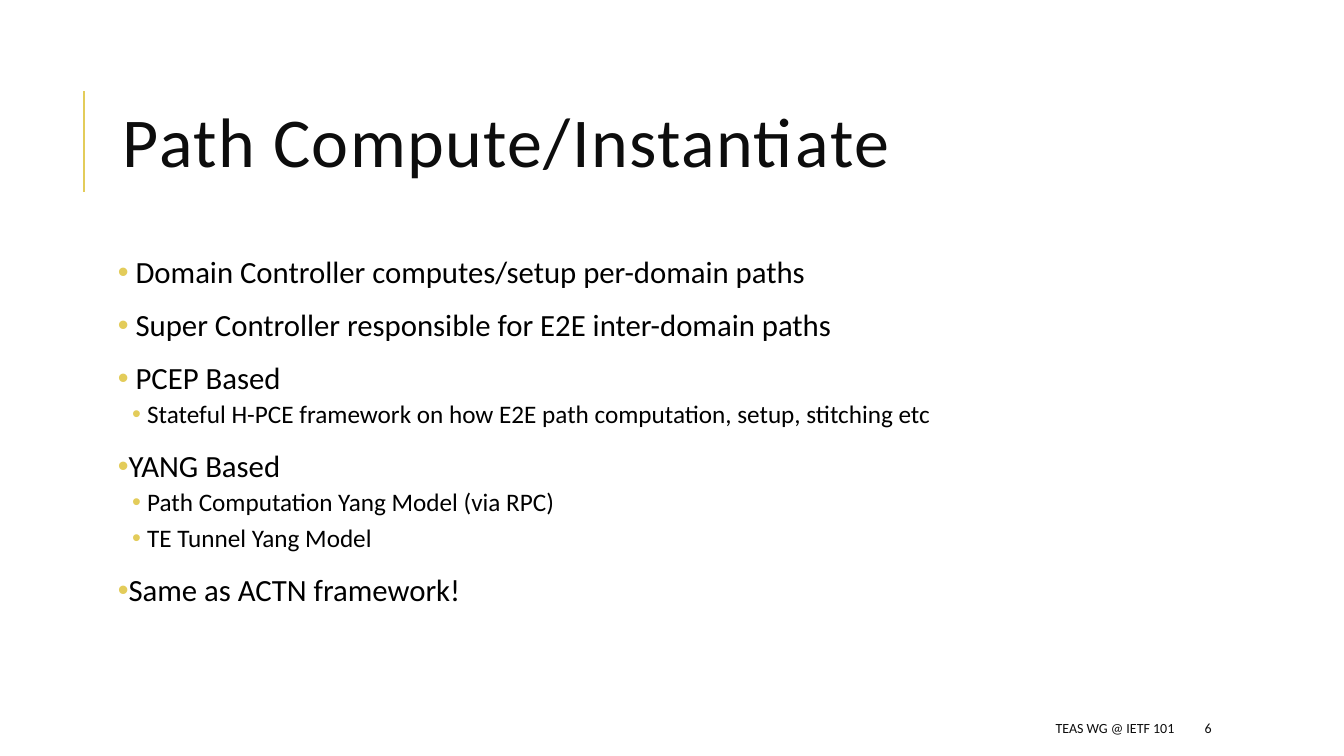
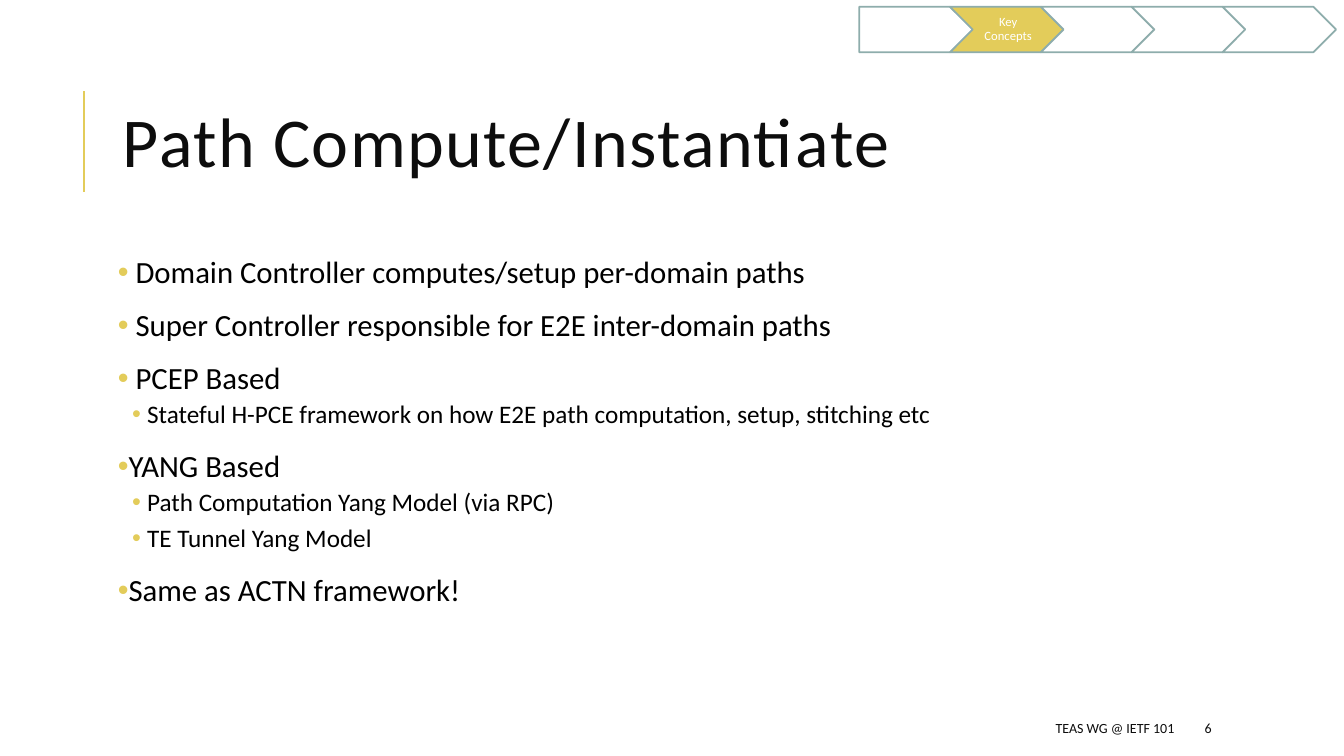
Before and after one commit to dhruvdhody-huawei/101, a slide deck: slide 6 of draft-li-teas-hierarchy-ip-controllers.pptx. Drawn at 1344x756 pixels with LibreOffice and Linux fonts; fonts in the diff are those of the drawing. Boxes give left, top, right and bottom in pixels: in the first picture for what was removed or moved away, otherwise in the second. Text is boxed around its words. In the diff, an @@ line names an element or a change of style, - is before the commit and + after.

```diff
--- a/draft-li-teas-hierarchy-ip-controllers.pptx
+++ b/draft-li-teas-hierarchy-ip-controllers.pptx
@@ group added at (x1=859, y1=7, x2=1337, y2=52): 4 chevrons, 1 pentagon arrow, 1 text @@
+Key Concepts
```
Also in this commit, not shown: 9 other slides changed, 1 slide added, 1 other file.
